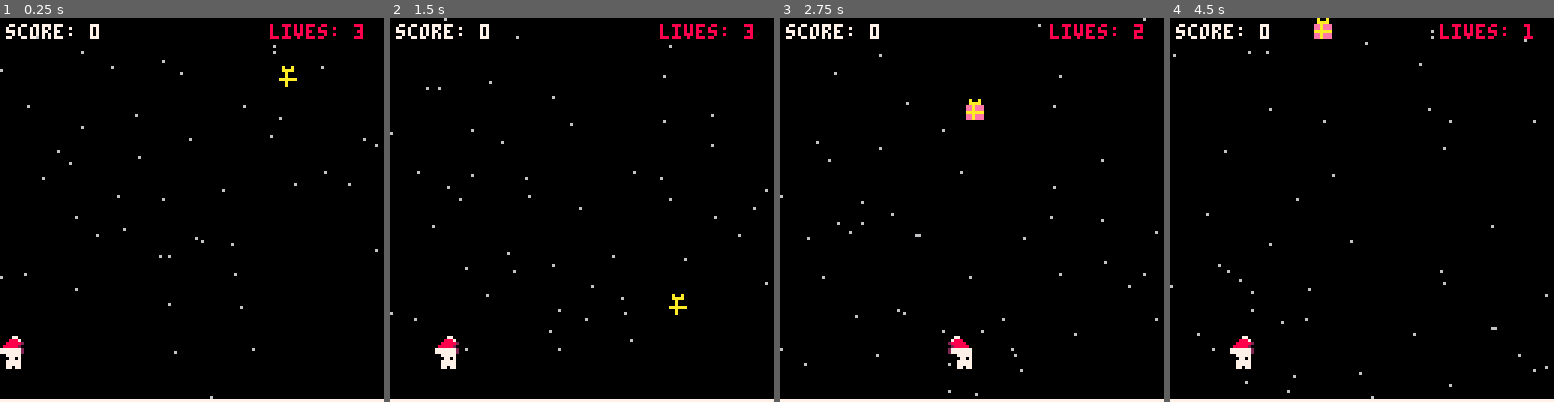
Above: before the commit, frames 1-4 (left to right).
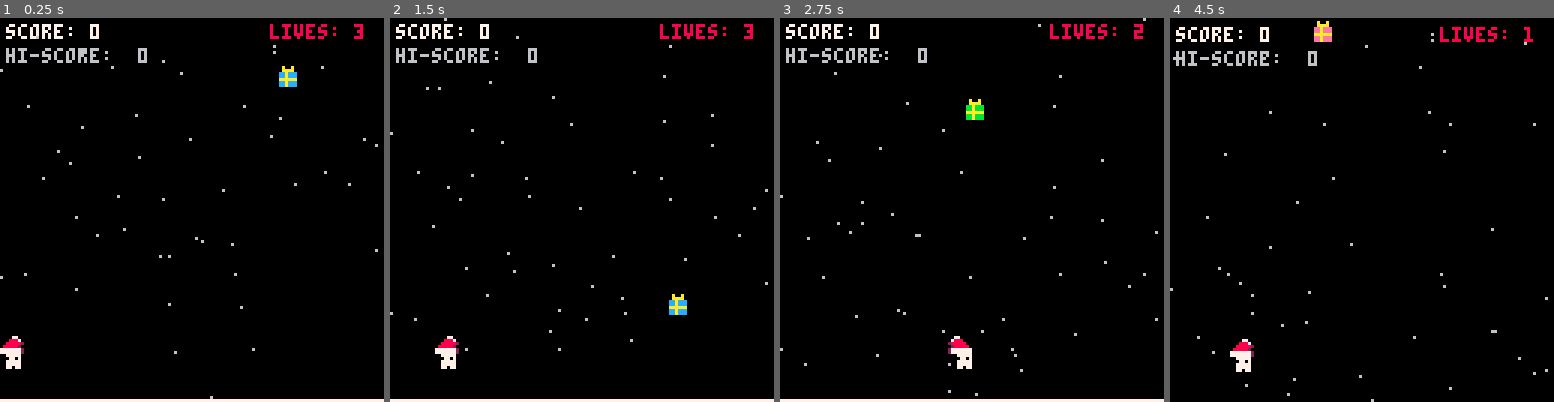
Above: after the commit, the same moments.

Repository: rodoherty1/my-game
Game: PICO-8 cartridge my_game.p8
Same seed, same stepped clock (60 frames per second), same inputs: the game is played once before the commit and once after it.
Inputs (mouse positions are in pixels of both pictures, inside the frame that each line leads up to):
- Up to frame 1 (0.25 s): no input
- Up to frame 2 (1.5 s): tap X (X key) at 0.33, 1.07 s; click (670, 121) at 0.67 s; tap O (Z key) at 0.7 s; click (436, 267) at 1.22 s
- Up to frame 3 (2.75 s): tap O (Z key) at 1.7, 2.1, 2.5 s; click (887, 114) at 1.77 s; tap X (X key) at 1.85 s; click (952, 259) at 2.32 s
- Up to frame 4 (4.5 s): click (1404, 106) at 2.87 s; tap O (Z key) every 0.4 s from 2.9 to 4.1 s; tap X (X key) at 2.97, 4.08 s; click (1465, 256) at 3.42 s; click (1231, 102) at 3.97 s

The runs differ from the first frame. In frame 1, 0.6% of the frame differs, in the area x 1-78%, y 7-18%; in frame 2, 0.6%; in frame 3, 0.6%; in frame 4, 2.9%, in the area x 0-100%, y 0-100%.

Commit message:
Add camera shake effect when a life is lost

Diff:
--- a/my-game/code.lua
+++ b/my-game/code.lua
@@ -1,58 +1,113 @@
--- catch the fruit
--- a simple 1-hour game
-
-function _init()
-    -- NEW: Enable mouse/trackpad support
+-- catch the gifts
+
+function load_hiscore()
+    -- load the high score from memory (slot 0)
+    -- if it's the first time playing, it will be 0
+    hi_score = dget(0)
+end
+
+function enable_trackpad()
+    -- Enable mouse/trackpad support
     poke(0x5f2d, 1)
-
-    -- Which screen are we on?
-    state = 0
-    -- 0: playing, 1: game over
-
+end
+
+function select_new_gift_color()
+    return gift_colors[flr(rnd(#gift_colors)) + 1]
+end
+
+function init_hud()
+    -- game state variables
+    score = 0
+    lives = 3
+end
+
+function init_player()
     -- game state variables
     player_x = 60
     -- player horizontal position
     player_y = 110
-    -- player vertical position (fixed)
-    score = 0
-    lives = 3
-
+
+    -- previous frame position
     old_x = player_x
-    dx = 0 -- this will store our "speed"
+end
+
+function _init()
+    -- use a unique name for your game
+    cartdata("santa_catcher_2025")
+
+    load_hiscore()
+    enable_trackpad()
+
+    camera_shake_amount = 0
+
+    -- 12 (Blue), 14 (Pink), 11 (Green), or 8 (Red)
+    gift_colors = { 12, 14, 11, 8 }
+    -- Pick a random color for the box:
+    gift_colour = select_new_gift_color()
+
+    -- Which screen are we on?
+    main_play_mode = 0
+    game_over_mode = 1
+    game_mode = main_play_mode
+    -- 0: playing, 1: game over
+
+    init_player()
+
+    init_hud()
+
+    -- this will store our "speed"
+    dx = 0
 
     player_sprite = 1
     hat_sprite = 3
 
-    -- fruit variables
-    fruit_x = flr(rnd(120))
-    -- random start x
-    fruit_y = 0
+    -- gift variables
+    gift_x = flr(rnd(120))
     -- start at top
-    fruit_spd = 2
+    gift_y = 0
     -- how fast it falls
-
-    fruit_sprite = 4
-
-
+    gift_spd = 2
+
+    gift_sprite = 4
+
+    initialise_snow()
+end
+
+function initialise_snow()
     snow_height = 0
     snow = {}
-    for i=1, 50 do
+    for i = 1, 50 do
         -- give each snowflake a random x, y, and speed
-        add(snow, {
-            x = rnd(128),
-            y = rnd(128),
-            spd = 0.2 + rnd(0.5) -- different speeds for depth
-        })
-    end
-
+        add(
+            snow, {
+                x = rnd(128),
+                y = rnd(128),
+                spd = 0.2 + rnd(0.5) -- different speeds for depth
+            }
+        )
+    end
 end
 
 function _update()
-    if state == 0 then
+    if game_mode == main_play_mode then
+        update_camera_shake()
         update_game_state()
-    elseif state == 1 then
+    elseif game_mode == game_over_mode then
         update_gameover_screen()
     end
+end
+
+function update_camera_shake()
+    -- decrease the shake amount every frame
+    if camera_shake_amount > 0 then
+        camera_shake_amount *= 0.8 -- shrink by 20% each frame
+        if (camera_shake_amount < 0.1) camera_shake_amount = 0
+    end
+end
+
+function gift_missed()
+    lives -= 1
+    camera_shake_amount = 4 -- start the shake!
 end
 
 function update_game_state()
@@ -75,36 +130,39 @@
     -- Save current x for the next frame
     old_x = player_x
 
-    -- 2. move fruit
-    fruit_y += fruit_spd
-
-    -- 3. check collision (catching the fruit)
-    -- simple distance check: if fruit is close to player
-    if (abs(player_x - fruit_x) < 8 and abs(player_y - fruit_y) < 8) then
+    -- 2. move gift
+    gift_y += gift_spd
+
+    -- 3. check collision (catching the gift)
+    -- simple distance check: if gift is close to player
+    if (abs(player_x - gift_x) < 8 and abs(player_y - gift_y) < 8) then
         score += 1
         sfx(0) -- play sound 0 (make sure to draw a sound in sfx editor!)
-        reset_fruit()
-    end
-
-    -- 4. check miss (fruit hit floor)
-    if (fruit_y > 128) then
-        lives -= 1
+        reset_gift()
+    end
+
+    -- 4. check miss (gift hit floor)
+    if (gift_y > 128) then
+        gift_missed()
         sfx(1) -- play sound 1 for miss
-        reset_fruit()
+        reset_gift()
     end
 
     -- 5. game over check
     if (lives < 0) then
-        shake()
-        state = 1
-    end
-
+        game_mode = game_over_mode
+    end
+
+    update_camera_shake()
+    update_snow_state()
+end
+
+function update_snow_state()
     -- grow by a tiny decimal so it takes time
     snow_height += 0.005
 
     -- cap it so it doesn't cover the whole screen!
     if (snow_height > 10) snow_height = 10
-
     for s in all(snow) do
         s.y += s.spd
         -- if it hits the bottom, move to top and randomize x
@@ -116,6 +174,12 @@
 end
 
 function update_gameover_screen()
+    -- inside your 'game over' logic
+    if score > hi_score then
+        hi_score = score
+        dset(0, hi_score) -- this saves it to the permanent memory!
+    end
+
     -- If Game Over, check for a button press to restart
     if btn(4) or btn(5) or stat(34) > 0 then
         run() -- The easiest way to restart is just to re-run the cart!
@@ -123,30 +187,70 @@
 end
 
 function _draw()
-    camera(0,0) -- reset camera at start of every frame
+    camera(0, 0)
+    -- reset camera at start of every frame
     cls()
     -- clear screen
 
-    if state == 0 then
+    if game_mode == main_play_mode then
+        draw_camera_shake()
         draw_game_state()
-    elseif state == 1 then
+        reset_camera()
+    elseif game_mode == game_over_mode then
         draw_gameover_screen()
     end
 end
 
-function draw_game_state()
-    cls(0) -- clear to black
-
+function draw_camera_shake()
+    -- calculate random offset based on current shake
+    local sx = rnd(camera_shake_amount) - (camera_shake_amount / 2)
+    local sy = rnd(camera_shake_amount) - (camera_shake_amount / 2)
+    camera(sx, sy)
+    -- move the whole screen
+end
+
+function reset_camera()
+    -- IMPORTANT: reset camera at the end of draw
+    -- so UI elements (like score) don't jump around
+    camera(0, 0)
+end
+
+function draw_snow()
     -- Draw snow background
     for s in all(snow) do
         -- Use color 6 (light gray) or 12 (light blue)
-        -- so it's subtler than the white (7) fruit ribbon
+        -- so it's subtler than the white (7) gift ribbon
         pset(s.x, s.y, 6)
     end
-
+end
+
+function draw_hud()
     -- draw score and lives
     print("score: " .. score, 2, 2, 7)
+    print("hi-score:  " .. hi_score, 2, 10, 6)
+    -- using light gray for the record
     print("lives: " .. lives, 90, 2, 8)
+end
+
+function draw_gift()
+    -- draw gift (sprite 2)
+    -- 1. Swap Color 8 (Red) for this gift's specific color
+    pal(8, gift_colour)
+
+    -- 2. Swap Color 7 (White) for Color 10 (Yellow) to make a gold ribbon
+    pal(7, 10)
+    spr(gift_sprite, gift_x, gift_y)
+    -- 4. RESET the palette so nothing else is affected!
+    pal()
+end
+
+function draw_game_state()
+    cls(0)
+    -- clear to black
+
+    draw_snow()
+
+    draw_hud()
 
     -- draw player (sprite 1)
     spr(player_sprite, player_x, player_y)
@@ -154,40 +258,36 @@
     -- Calculate Stretch amount
     -- abs(dx) makes sure the stretch is positive regardless of direction
     local stretch = abs(dx) * 1.5
-    if (stretch > 6) stretch = 6 -- don't let it stretch more than 6 pixels
-
+    if (stretch > 6) stretch = 6
+    -- don't let it stretch more than 6 pixels
     -- The "Lag" calculation:
     -- We move the hat in the OPPOSITE direction of dx
     local lean_offset = dx * -0.8
 
     -- Determine if we should flip horizontally
     local do_flip = false
-    if (dx > 0) do_flip = true -- flip if moving right
-
+    if (dx > 0) do_flip = true
+    -- flip if moving right
     -- Draw the hat slightly above the player
     -- Sprite 3 (Hat) starts at x=24 on the sprite sheet
     -- we subtract 4 from player_y so it sits on their "head"
     sspr(
-        hat_sprite * 8, 0,    -- source x, y (top-left of sprite 3)
-        8, 8,     -- source width, height
-        player_x + lean_offset,     -- apply the lag here!
-        player_y - 4 + (stretch/4), -- squash it down slightly
+        hat_sprite * 8, 0, -- source x, y (top-left of sprite 3)
+        8, 8, -- source width, height
+        player_x + lean_offset, -- apply the lag here!
+        player_y - 4 + (stretch / 4), -- squash it down slightly
         8 + stretch, -- target width (wider!)
-        8 - (stretch/2), -- target height (shorter!)
-        do_flip,                    -- [NEW] flip_x
-        false                       -- [NEW] flip_y (we don't want it upside down!)
+        8 - (stretch / 2), -- target height (shorter!)
+        do_flip, -- [NEW] flip_x
+        false -- [NEW] flip_y (we don't want it upside down!)
     )
 
-    -- draw fruit (sprite 2)
-    -- 1. Swap Color 8 (Red) for this gift's specific color
-    pal(8, fruit_col)
-
-    -- 2. Swap Color 7 (White) for Color 10 (Yellow) to make a gold ribbon
-    pal(7, 10)
-    spr(fruit_sprite, fruit_x, fruit_y)
-    -- 4. RESET the palette so nothing else is affected!
-    pal()
-
+    draw_gift()
+
+    draw_fallen_snow()
+end
+
+function draw_fallen_snow()
     -- draw after the snow dots, but before the player
     -- rectfill(x1, y1, x2, y2, color)
     rectfill(0, 128 - snow_height, 127, 128, 7)
@@ -196,26 +296,27 @@
 function draw_gameover_screen()
     -- Draw Game Over Screen
     print("g a m e   o v e r", 40, 50, 7)
-    print("final score: "..score, 42, 60, 12)
+    print("final score: " .. score, 42, 60, 12)
     print("click to try again", 35, 80, 6)
 end
 
--- helper function to respawn fruit
-function reset_fruit()
-    fruit_x = flr(rnd(120))
-    fruit_y = -10
+-- helper function to respawn gift
+function reset_gift()
+    gift_x = flr(rnd(120))
+
     -- start slightly off screen
-    fruit_spd += 0.1
+    gift_y = -10
+
     -- make it harder over time!
+    gift_spd += 0.1
 
     -- Pick a random color for the box:
-    -- 12 (Blue), 14 (Pink), 11 (Green), or 8 (Red)
-    local colors = {12, 14, 11, 8}
-    fruit_col = colors[flr(rnd(#colors)) + 1]
+    gift_colour = select_new_gift_color()
 end
 
 function shake()
-  local sx = 4 - rnd(8)
-  local sy = 4 - rnd(8)
-  camera(sx, sy) -- This pokes the camera memory for you!
-end
+    local sx = 4 - rnd(8)
+    local sy = 4 - rnd(8)
+    camera(sx, sy)
+    -- This pokes the camera memory for you!
+end
Not shown, added: README.md
